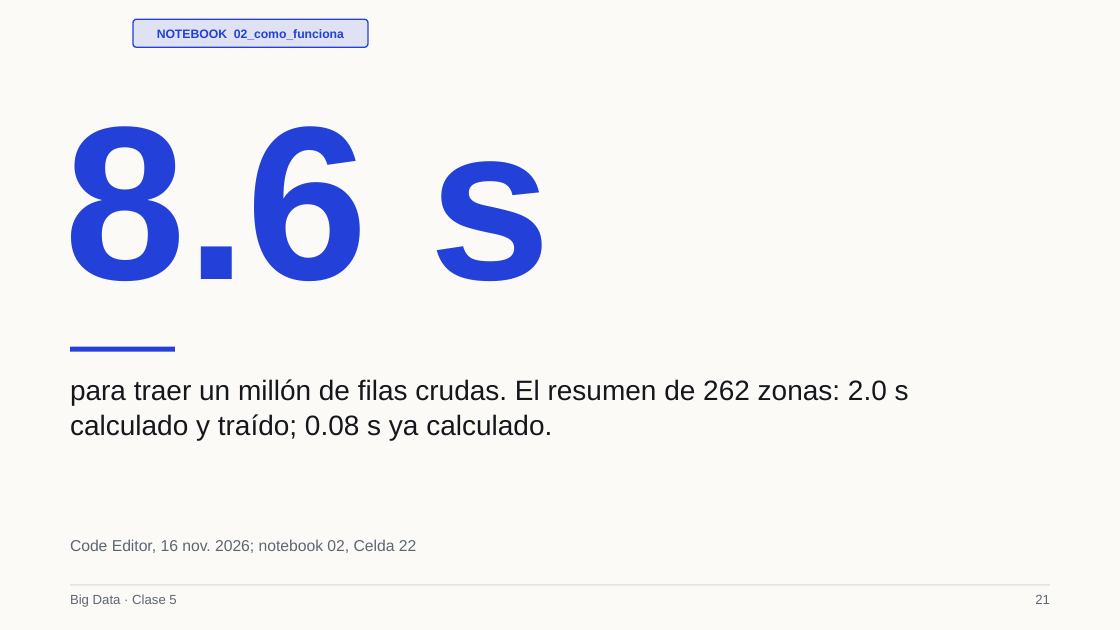
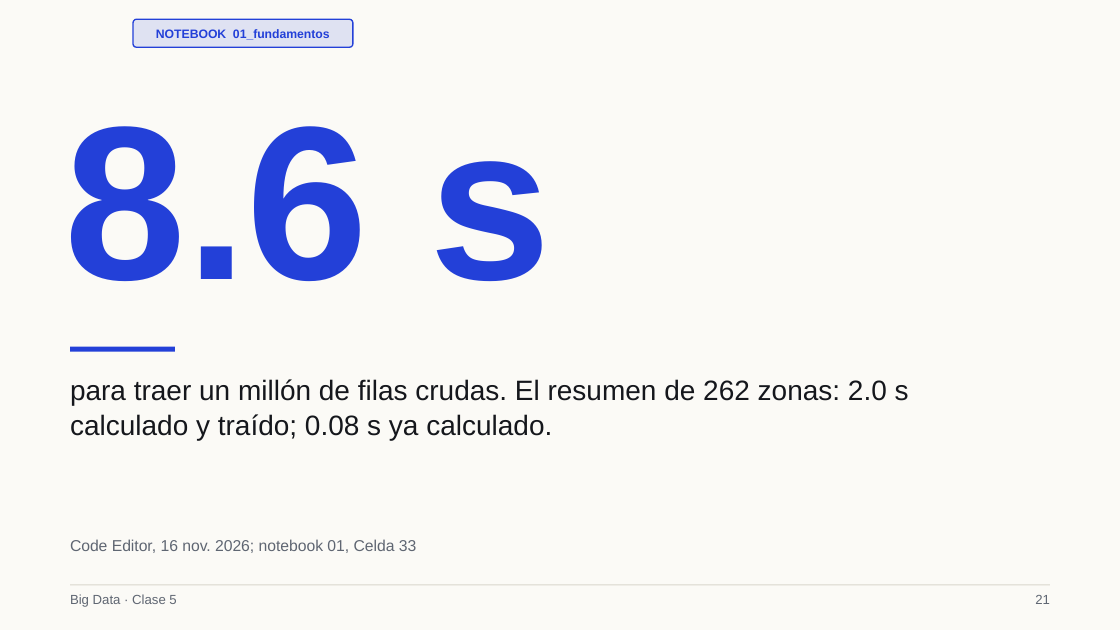
Before and after one commit to Apaezc/bigdata-udem-2026, a slide deck: slide 21 of curso/clase05/deck/slides.pptx. Drawn at 1120x630 pixels with LibreOffice and Linux fonts; fonts in the diff are those of the drawing. Boxes give left, top, right and bottom in pixels: in the first picture for what was removed or moved away, otherwise in the second. Text is boxed around its words. In the diff, an @@ line names an element or a change of style, - is before the commit and + after.

```diff
--- a/curso/clase05/deck/slides.pptx
+++ b/curso/clase05/deck/slides.pptx
@@ rounded rectangle resized from (x1=133, y1=19, x2=368, y2=47) to (x1=133, y1=19, x2=353, y2=47) @@
@@ text at (x1=156, y1=29, x2=330, y2=40): text changed @@
-NOTEBOOK 02_como_funciona
+NOTEBOOK 01_fundamentos
@@ text at (x1=70, y1=539, x2=416, y2=553): text changed @@
-Code Editor, 16 nov. 2026; notebook 02, Celda 22
+Code Editor, 16 nov. 2026; notebook 01, Celda 33
```
Also in this commit, not shown: 4 other slides changed, 11 other files.
